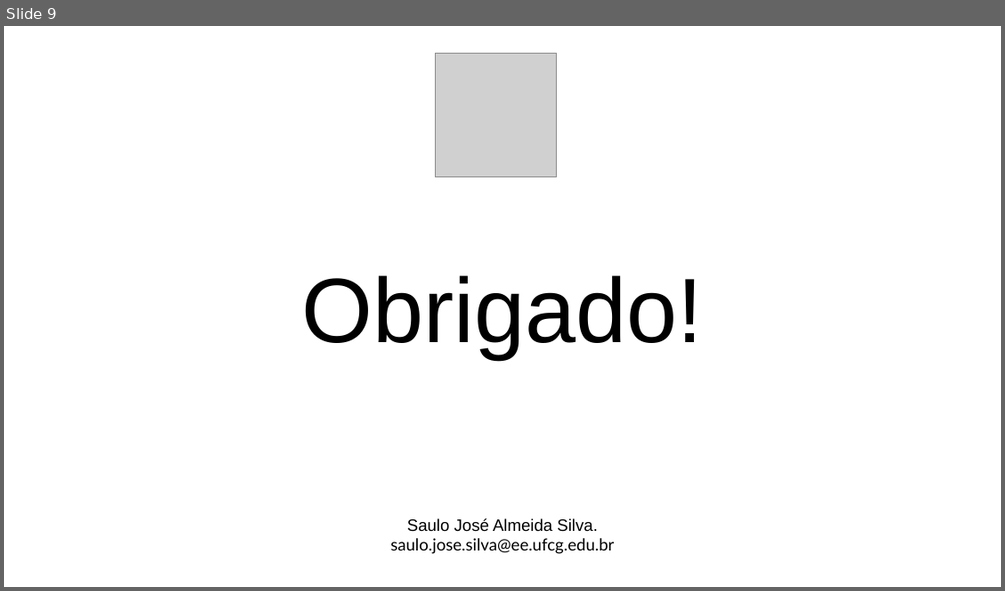
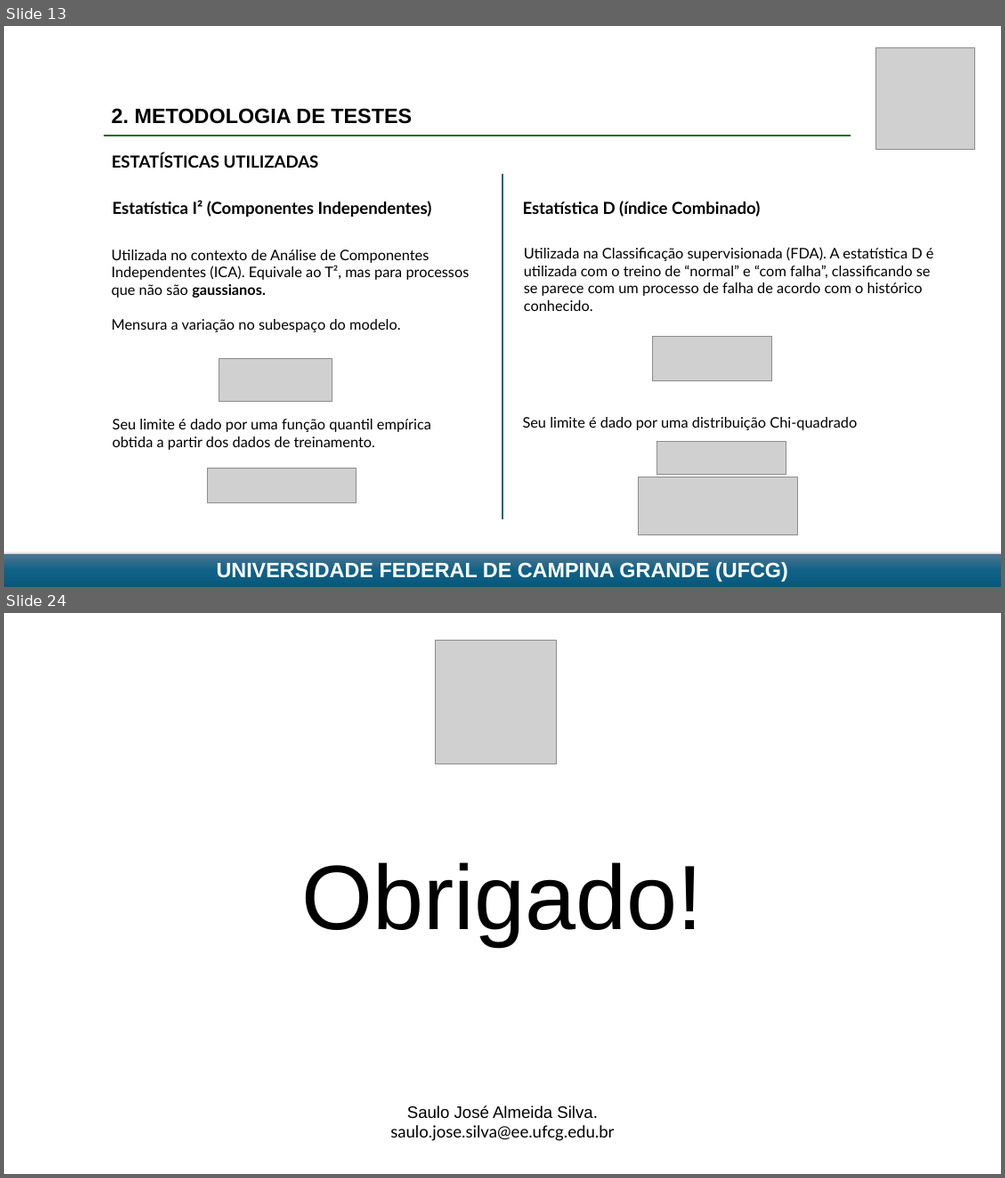
Before and after one commit to SauloJose/SistemasInteligentes2026, a slide deck: Atividade 3 - Identificação de Falhas/Apresentação 3 - FALTAS - Saulo.pptx. Shown one above the other, each under a label of ours: slide 9 before the commit, slides 13 and 24 after it; the slides between them are not shown. The pictures are 1005x591 and 1005x1178 pixels, drawn with LibreOffice and Linux fonts; fonts in the diff are those of the drawing; grey boxes stand for pictures. Boxes give left, top, right and bottom in pixels: in the first picture for what was removed or moved away, otherwise in the second. Text is boxed around its words. In the diff, an @@ line names an element or a change of style, - is before the commit and + after.

```diff
--- a/Atividade 3 - Identificação de Falhas/Apresentação 3 - FALTAS - Saulo.pptx
+++ b/Atividade 3 - Identificação de Falhas/Apresentação 3 - FALTAS - Saulo.pptx
@@ slide 13 added at <box>4,26,1001,587</box>, background #FFFFFF @@
@@ picture added at <box>876,47,975,149</box> @@
@@ text added at <box>112,108,412,124</box>, 20 pt, text #000000, bold @@
+2. METODOLOGIA DE TESTES
@@ line added from (105, 136) to (850, 136), #196B24 2 pt @@
@@ text added at <box>112,153,319,168</box>, 16 pt, text #000000, bold @@
+ESTATÍSTICAS UTILIZADAS
@@ line added from (502, 174) to (502, 519), #156082 1.5 pt @@
@@ text added at <box>113,200,432,216</box>, 16 pt, text #000000, bold @@
+Estatística I² (Componentes Independentes)
@@ text added at <box>523,200,760,216</box>, 16 pt, text #000000, bold @@
+Estatística D (índice Combinado)
@@ text added at <box>112,249,469,332</box>, 14 pt, text #000000 @@
+Utilizada no contexto de Análise de Componentes Independentes (ICA). Equivale ao T², mas para processos que não são gaussianos.
+Mensura a variação no subespaço do modelo.
@@ text added at <box>524,247,934,311</box>, 14 pt, text #000000 @@
+Utilizada na Classificação supervisionada (FDA). A estatística D é utilizada com o treino de “normal” e “com falha”, classificando se se parece com um processo de falha de acordo com o histórico conhecido.
@@ picture added at <box>653,337,772,381</box> @@
@@ picture added at <box>219,359,332,402</box> @@
@@ text added at <box>113,418,431,450</box>, 14 pt, text #000000 @@
+Seu limite é dado por uma função quantil empírica obtida a partir dos dados de treinamento.
@@ text added at <box>523,417,857,430</box>, 14 pt, text #000000 @@
+Seu limite é dado por uma distribuição Chi-quadrado
@@ picture added at <box>657,441,786,474</box> @@
@@ picture added at <box>208,467,356,502</box> @@
@@ picture added at <box>638,477,797,535</box> @@
@@ rectangle added at <box>4,554,1001,587</box>, fill gradient #4C7591 to #106287 to #09597D, 20 pt, text #FFFFFF, bold @@
+UNIVERSIDADE FEDERAL DE CAMPINA GRANDE (UFCG)
@@ what was slide 9 is now slide 24 @@
```
Also in this commit, not shown: 8 slides changed, 14 other slides added, 7 other files.
